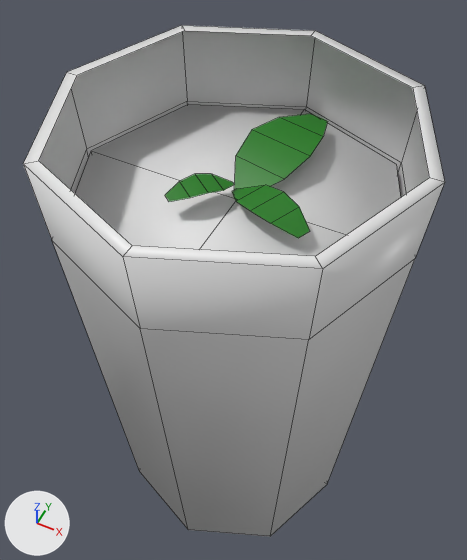
Two versions of the FBX model Assets/Meshes/food/dessert white.fbx, one commit apart.
Before and after are seen from a camera (50 mm lens) standing at (0.069, -0.141, 0.298) and looking at (-0.007, 0.012, 0.108). The lights are fixed; the arrows at lower left show +X, +Y and +Z. Mesh edges are drawn as thin lines.

The first picture shows 'dessert white'.
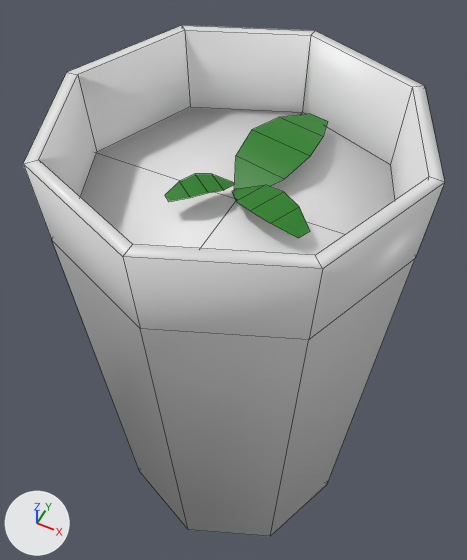
What differs and where, as boxes [x1, y1, x2, y2] in the pictures (467 x 560 px):
part 1 of me_plane_004, built on
    both: [23, 25, 445, 269]

The change, as a list of edits to the scene's bpy script:
```text
Change me_plane_004:
    used by ob_dessert_white; location = (0.0, 0.0, 0.0)
    remove me_plane_004.from_pydata(...)  # 80 vertices, 52 faces; spans x -0.06..0.06, y -0.06..0.06, z 0.0..0.191
    add me_plane_004.from_pydata(...)  # 97 vertices, 72 faces; spans x -0.06..0.06, y -0.06..0.06, z 0.0..0.191
    me_plane_004 part 1
    4 vertices are removed from x -0.056..0.056, y -0.056..0.056, z 0.191
    8 faces are deleted
    21 vertices are added at x -0.055..0.055, y -0.055..0.055, z 0.004..0.191
    28 new faces join them, mat_glass (white #e7e7e7)
```
